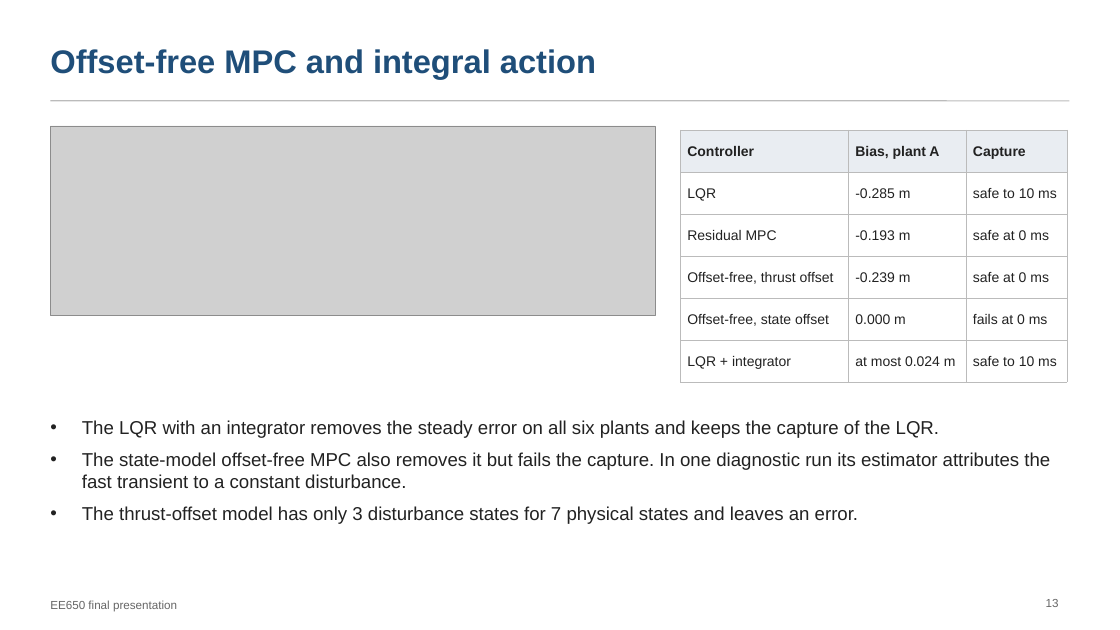
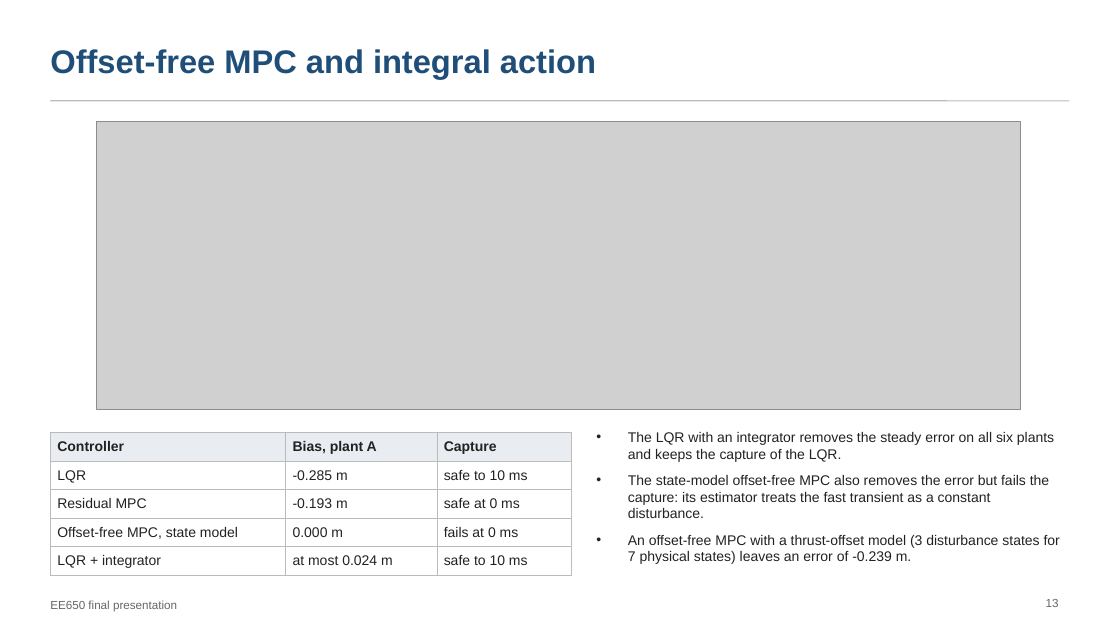
Before and after one commit to pranshuk22/quadrotor-rotor-loss-recovery, a slide deck: slide 13 of docs/deck/final-presentation.pptx. Drawn at 1120x630 pixels with LibreOffice and Linux fonts; fonts in the diff are those of the drawing; grey boxes stand for pictures. Boxes give left, top, right and bottom in pixels: in the first picture for what was removed or moved away, otherwise in the second. Text is boxed around its words. In the diff, an @@ line names an element or a change of style, - is before the commit and + after.

Commit message:
Deck slide 13: show four controllers in a larger figure
New figure (make_altitude_figure.py) with the LQR, the residual MPC, the offset-free state-model MPC and the LQR with an integrator, large lines and legend; the table is reduced to the same four controllers.

```diff
--- a/docs/deck/final-presentation.pptx
+++ b/docs/deck/final-presentation.pptx
@@ picture resized from (x1=50, y1=126, x2=655, y2=316) to (x1=97, y1=122, x2=1021, y2=410) @@
@@ table at (x1=50, y1=433, x2=571, y2=572) @@
-row 4: Offset-free, thrust offset | -0.239 m | safe at 0 ms
-row 5: Offset-free, state offset | 0.000 m | fails at 0 ms
+row 4: Offset-free MPC, state model | 0.000 m | fails at 0 ms
@@ table resized from (x1=681, y1=130, x2=1067, y2=373) to (x1=50, y1=433, x2=571, y2=572) @@
@@ text "The LQR with an integrator ..." moved from (x1=82, y1=420, x2=1050, y2=524) to (x1=628, y1=432, x2=1060, y2=564) @@
@@ text at (x1=628, y1=432, x2=1054, y2=462): size 16 to 12 pt in "The LQR with an integrator removes the ..." @@
@@ text at (x1=628, y1=475, x2=1060, y2=564): text changed; size 16 to 12 pt @@
-• The state-model offset-free MPC also removes it but fails the capture. In one diagnostic run its estimator attributes the fast transient to a constant disturbance.
-• The thrust-offset model has only 3 disturbance states for 7 physical states and leaves an error.
+• The state-model offset-free MPC also removes the error but fails the capture: its estimator treats the fast transient as a constant disturbance.
+• An offset-free MPC with a thrust-offset model (3 disturbance states for 7 physical states) leaves an error of -0.239 m.
```
Also in this commit, not shown: 5 other files.
